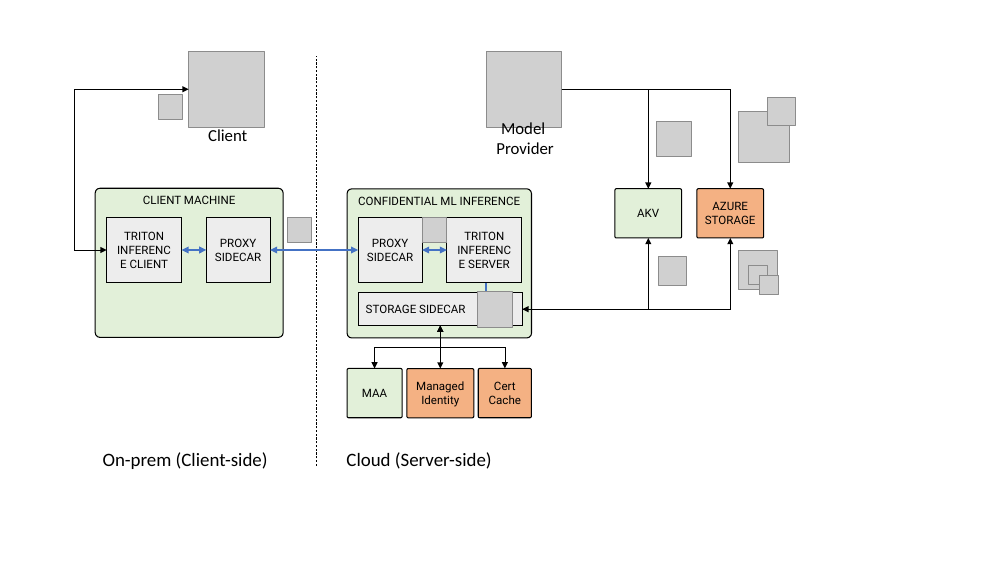
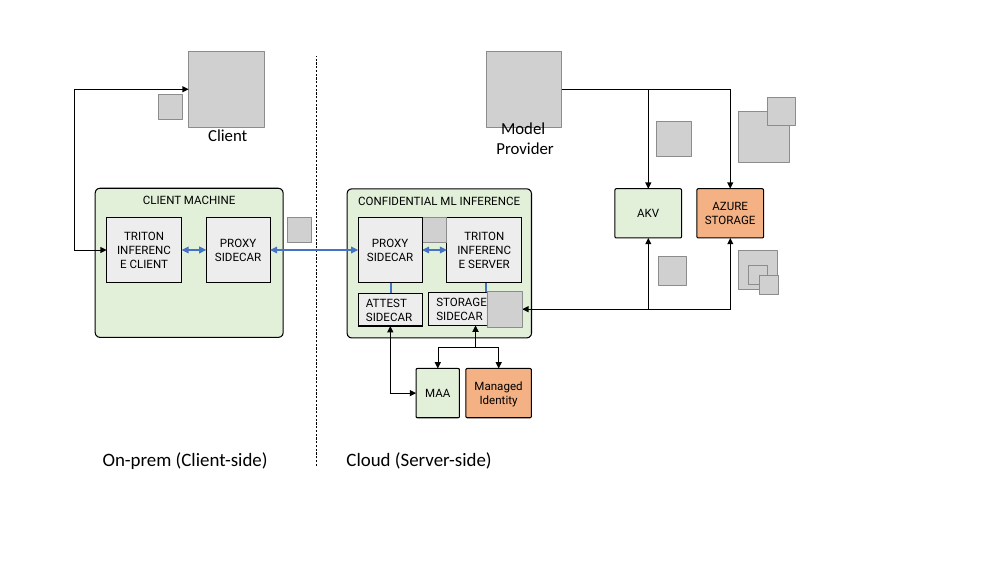
Before and after one commit to microsoft/confidential-ai, a slide deck: slide 3 of inference/docs/images/diagrams.pptx. Drawn at 1008x567 pixels with LibreOffice and Linux fonts; fonts in the diff are those of the drawing; grey boxes stand for pictures; background and template pictures are left out. Boxes give left, top, right and bottom in pixels: in the first picture for what was removed or moved away, otherwise in the second. Text is boxed around its words. In the diff, an @@ line names an element or a change of style, - is before the commit and + after.

```diff
--- a/inference/docs/images/diagrams.pptx
+++ b/inference/docs/images/diagrams.pptx
@@ rounded rectangle added at box(358, 293, 422, 326), fill #EDEDED, outline #000000 1 pt, 11 pt, text #000000 @@
+ATTEST
+SIDECAR
@@ line added from (391, 271) to (391, 305), #4472C4 2.25 pt @@
@@ rounded rectangle "STORAGE": place and size @@
-rounded rectangle "STORAGE" at box(358, 293, 523, 325)
+rounded rectangle "STORAGE" at box(429, 293, 523, 325)
@@ text in rounded rectangle at box(436, 297, 487, 320): text changed @@
-STORAGE SIDECAR
+STORAGE
+SIDECAR
@@ picture: place and size @@
-picture at box(478, 292, 513, 327)
+picture at box(487, 292, 523, 327)
@@ elbow double arrow moved from (440, 369) - (440, 326) to (390, 326) - (416, 393) @@
@@ elbow double arrow moved from (375, 368) - (440, 326) to (438, 368) - (476, 326) @@
@@ elbow double arrow moved from (505, 368) - (440, 326) to (499, 368) - (476, 326) @@
@@ rounded rectangle "MAA": place and size @@
-rounded rectangle "MAA" at box(347, 368, 402, 417)
+rounded rectangle "MAA" at box(416, 368, 459, 417)
@@ rounded rectangle "Managed": place and size @@
-rounded rectangle "Managed" at box(407, 369, 473, 418)
+rounded rectangle "Managed" at box(466, 368, 532, 417)
@@ rounded rectangle removed at box(479, 368, 532, 417) @@
-Cert
-Cache
```
Also in this commit, not shown: 2 other files.
